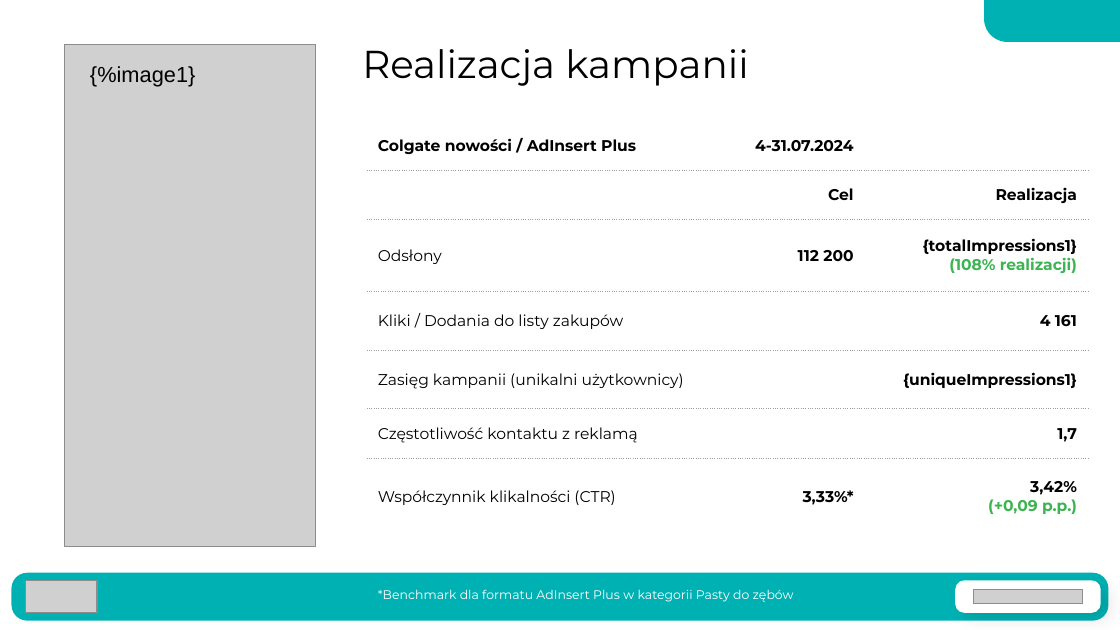
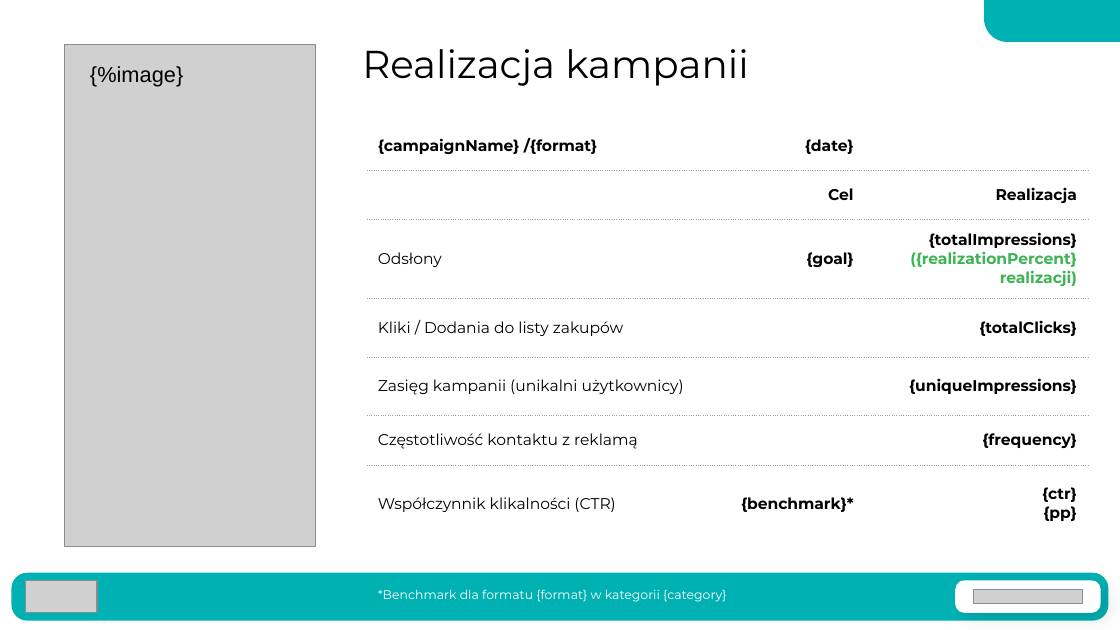
Before and after one commit to KubaJarmolowicz/automate-summary-pptx, a slide deck: slide 1 of templates/template.pptx. Drawn at 1120x630 pixels with LibreOffice and Linux fonts; fonts in the diff are those of the drawing; grey boxes stand for pictures. Boxes give left, top, right and bottom in pixels: in the first picture for what was removed or moved away, otherwise in the second. Text is boxed around its words. In the diff, an @@ line names an element or a change of style, - is before the commit and + after.

```diff
--- a/templates/template.pptx
+++ b/templates/template.pptx
@@ text at [90,66,183,87]: text changed @@
-{%image1}
+{%image}
@@ table at [366,121,1086,542] @@
-row 1, column 1: Colgate nowości / AdInsert Plus
+row 1, column 1: {campaignName} /{format}
-row 1, column 2: 4-31.07.2024
+row 1, column 2: {date}
-row 3, column 2: 112 200
+row 3, column 2: {goal}
-row 3, column 3: {totalImpressions1} / (108% realizacji)
+row 3, column 3: {totalImpressions} / ({realizationPercent} realizacji)
-row 4, column 3: 4 161
+row 4, column 3: {totalClicks}
-row 5, column 3: {uniqueImpressions1}
+row 5, column 3: {uniqueImpressions}
-row 6, column 3: 1,7
+row 6, column 3: {frequency}
-row 7, column 2: 3,33%*
+row 7, column 2: {benchmark}*
-row 7, column 3: 3,42% / (+0,09 p.p.)
+row 7, column 3: {ctr} / {pp}
@@ text at [378,589,726,602]: text changed @@
-*Benchmark dla formatu AdInsert Plus w kategorii Pasty do zębów
+*Benchmark dla formatu {format} w kategorii {category}
```
Also in this commit, not shown: 8 other files.
